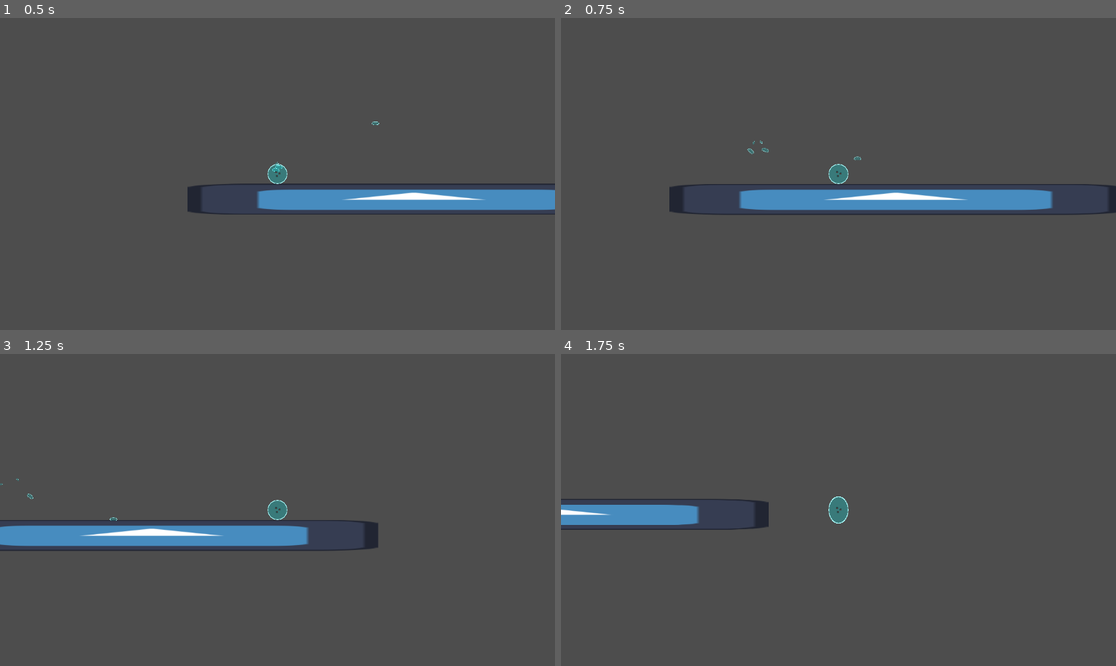
Above: before the commit, frames 1-4 (two rows, left to right).
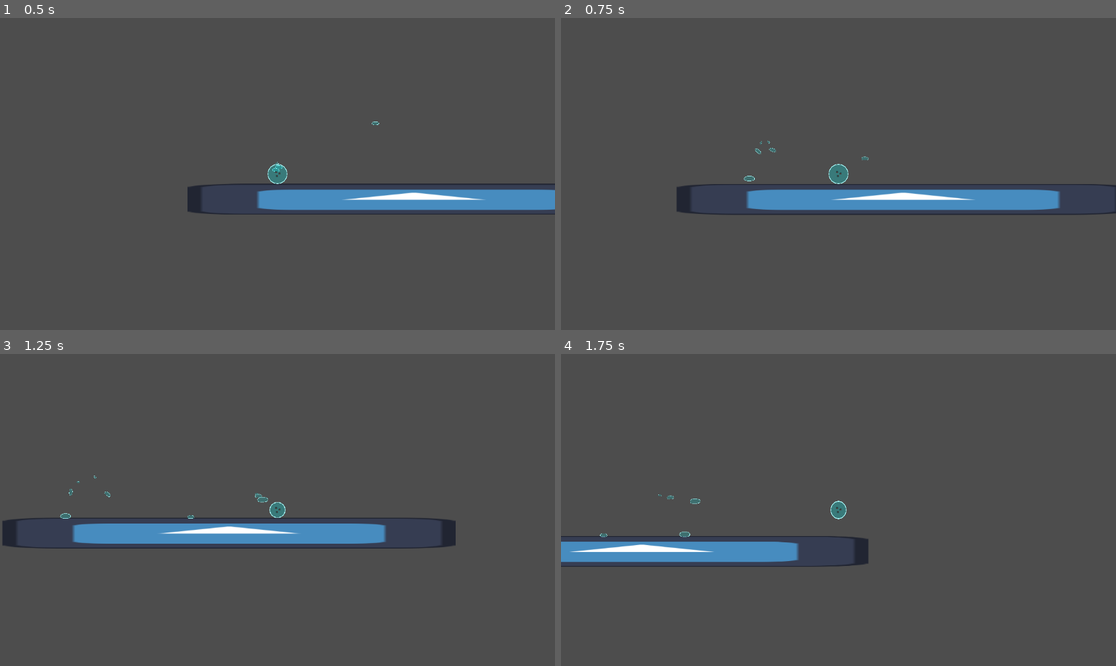
Above: after the commit, the same moments.

Repository: FelixChevrel/GlobalGameJam
Game: Godot game, scene res://TestScene.tscn
Two runs of this game, one before a commit and one after it. Both use one fixed random seed, a clock stepped at 60 frames per second and the inputs below. The engine's default icon, where the game draws it, is replaced by a stand-in: a white triangle on a blue panel in a dark square.
Inputs:
- Up to frame 1 (0.5 s): no input
- Up to frame 2 (0.75 s): hold D (move_right) from 0.53 s (still down); hold Q (shoot) from 0.53 s (still down)
- Up to frame 3 (1.25 s): keep holding D (move_right); keep holding Q (shoot); tap Space (jump) at 0.77 s
- Up to frame 4 (1.75 s): keep holding D (move_right); release Q (shoot) at 1.28 s; tap Q (shoot) at 1.35 s; tap Space (jump) at 1.52 s

Frame 1 is identical in both runs. In frame 2, 0.7% of the frame differs, in the area x 19-100%, y 39-63%; in frame 3, 4.5%; in frame 4, 5.8%, in the area x 0-56%, y 44-69%.

Commit message:
Update platformer_controller.gd
update dash

Diff:
--- a/platformer_controller/platformer_controller.gd
+++ b/platformer_controller/platformer_controller.gd
@@ -127,7 +127,7 @@
 
 #dash
 var dashValue := Vector2(0,0)
-
+var canDash := true
 
 #####################################
 
@@ -181,12 +181,28 @@
 
 
 	#Shoot water
-	if Input.is_action_pressed("shoot"):
+	if Input.is_action_just_pressed("shoot"):
+
+		if (!canDash) : return
 
 		#add velocity
-		dashValue = 300 * dir
+		dashValue = 400 * dir.normalized()
 		velocity = Vector2(0,0)
-		pass
+
+		#spawn water
+		var d = droplet.instantiate()
+		d.waterAmount = 3
+		waterAmount -= 3
+		d.position = position
+		d.linear_velocity = -dashValue
+		d.initializeSize()
+		get_tree().get_root().add_child(d)
+
+		$Line2D.updateWater()
+
+		if !is_on_floor() :
+			canDash = false
+
 
 
 
@@ -458,6 +474,7 @@
 
 func _on_hit_ground():
 	LoseWater(6)
+	canDash = true
 
 
 func _on_iframe_timeout():
